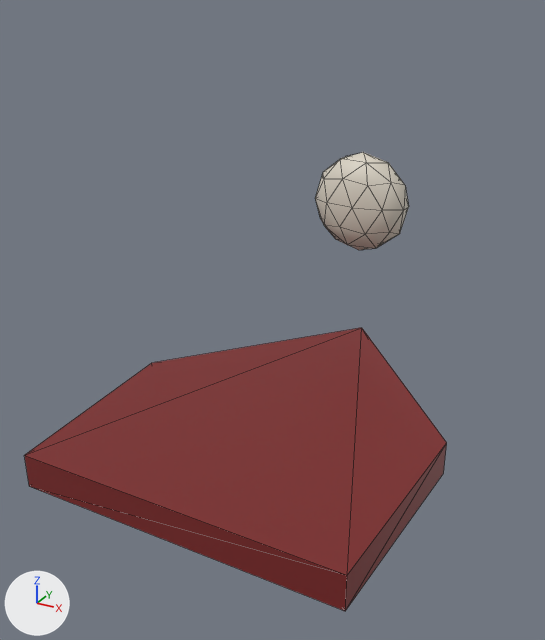
The glTF model assets/models/items/shield_of_cthulhu.glb as it was, and as the next commit left it.
Rendered twice from a 50 mm lens placed at (0.279, -0.656, 0.356), pointed at (-0.003, -0.143, 0.099). The axes (+X, +Y, +Z) are drawn at lower left. The lights are the same throughout. The first picture is the older version. Mesh edges are drawn as thin lines. Vertices at exactly the same position are counted once.

Before the edit, the objects in view are built like this:
```python
me_shield_of_cthulhu_v0 = bpy.data.meshes.new('shield_of_cthulhu_v0')
me_shield_of_cthulhu_v0.from_pydata(...)  # 64 vertices, 116 faces; spans x -0.15..0.15, y -0.305..0.062, z -0.015..0.21
# faces by material slot: [16, 100]
me_shield_of_cthulhu_v0.materials.append(mat_prop_iron)
me_shield_of_cthulhu_v0.materials.append(mat_prop_plain)
ob_shield_of_cthulhu_v0 = bpy.data.objects.new('shield_of_cthulhu_v0', me_shield_of_cthulhu_v0)
ob_shield_of_cthulhu_v0.location = (0.0, 0.0, 0.0)
```
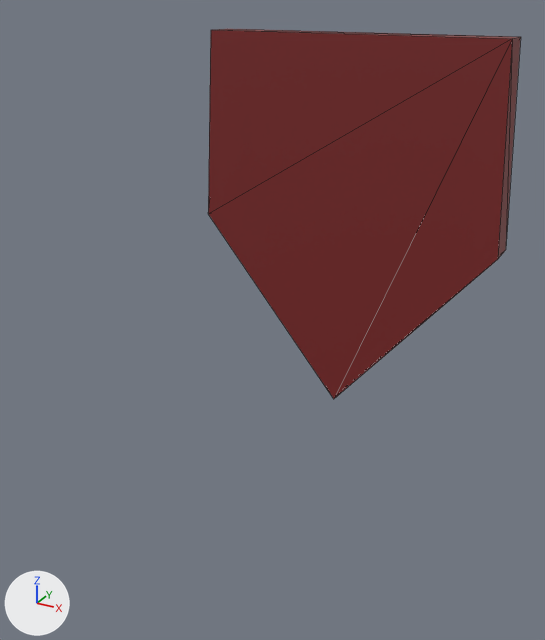
Boxes [x1, y1, x2, y2] around the edits, measured in the pictures (545 x 640 px; the box of a moved part takes in the faces that stretch with it):
'shield_of_cthulhu_v0', reshaped (26% narrower, 19% shorter): before [24, 152, 447, 611]; after [208, 29, 521, 399]
part 1 of me_shield_of_cthulhu_v0, moved or reshaped: before [24, 328, 447, 611]; after [208, 29, 521, 399]

The change in detail:
me_shield_of_cthulhu_v0 is used by ob_shield_of_cthulhu_v0; location (0.0, 0.0, 0.0).
me_shield_of_cthulhu_v0 had 64 vertices, 116 faces and spanned x -0.15..0.15, y -0.305..0.062, z -0.015..0.21.
me_shield_of_cthulhu_v0 now has 64 vertices, 116 faces and spans x -0.15..0.15, y -0.015..0.062, z -0.04..0.32.
me_shield_of_cthulhu_v0 part 1: the loose piece of 10 vertices spanning x -0.15..0.15, y -0.305..0.055, z -0.015..0.015 is turned -90 degrees about the x axis through its middle, then moved by (0.0, 0.125, 0.14).
